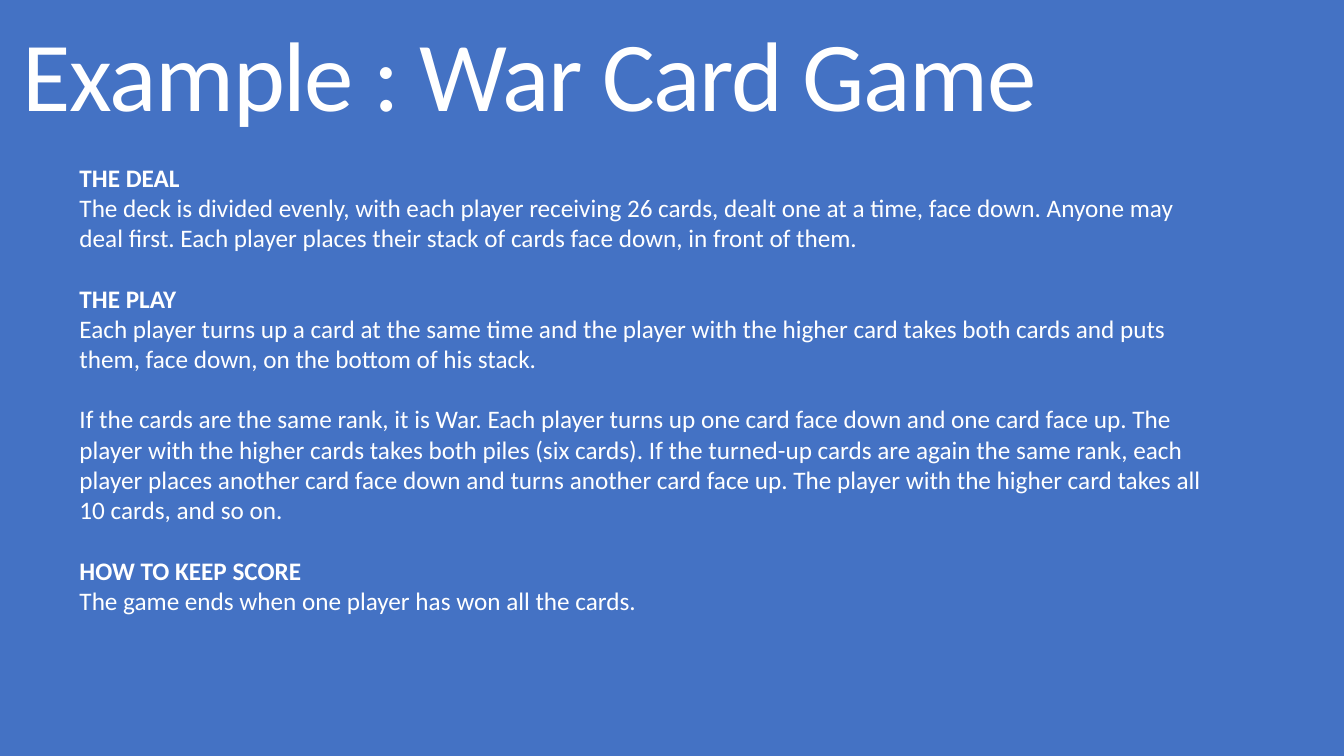
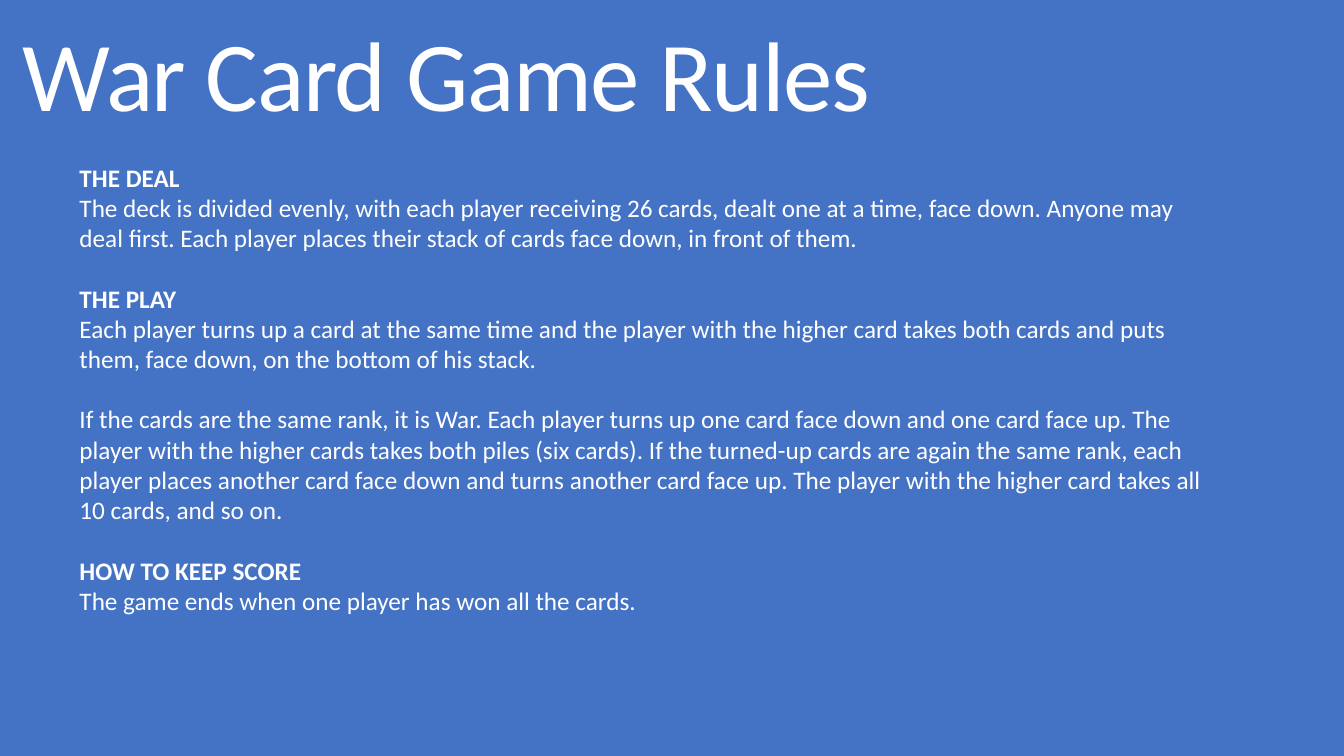
Before and after one commit to grecoe/teals, a slide deck: slide 4 of 5_presentations/DivideAndConquer.pptx (slide 3 before the commit). Drawn at 1344x756 pixels with LibreOffice and Linux fonts; fonts in the diff are those of the drawing. Boxes give left, top, right and bottom in pixels: in the first picture for what was removed or moved away, otherwise in the second. Text is boxed around its words. In the diff, an @@ line names an element or a change of style, - is before the commit and + after.

```diff
--- a/5_presentations/DivideAndConquer.pptx
+++ b/5_presentations/DivideAndConquer.pptx
@@ title at (23, 42, 870, 112): text changed @@
-Example : War Card Game
+War Card Game Rules
```
Also in this commit, not shown: 3 other slides changed, 1 slide added, 2 slides removed.
